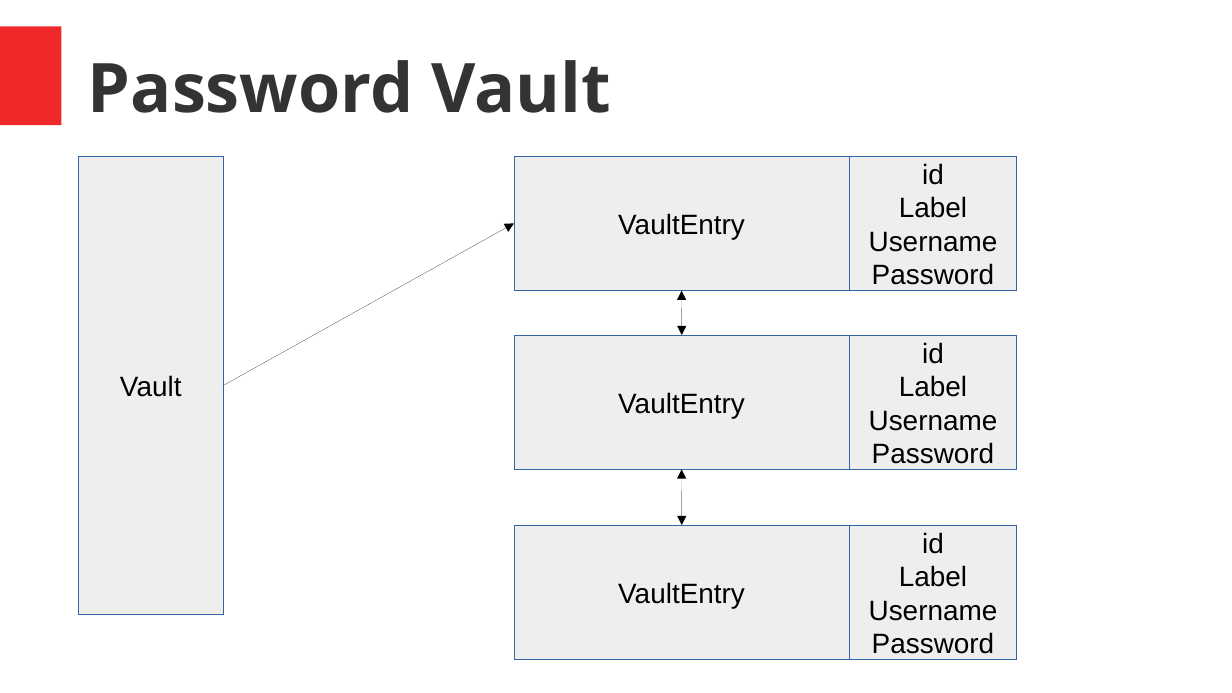
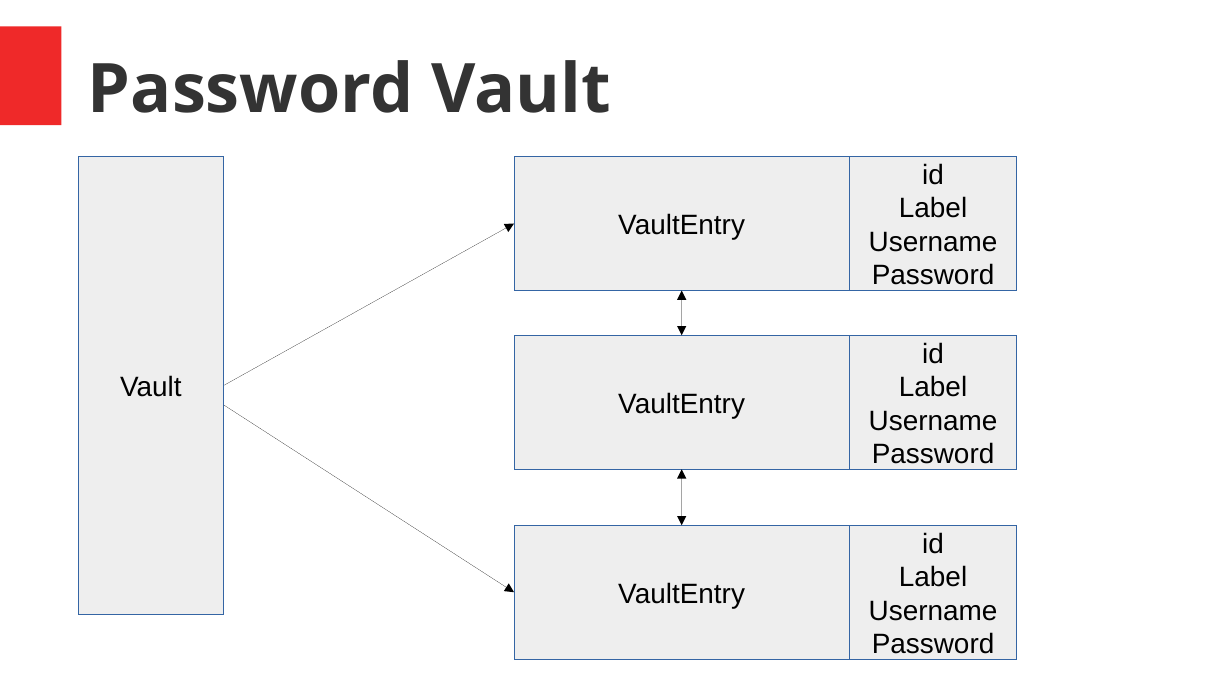
Before and after one commit to C5T2B7U/Project1, a slide deck: slide 7 of Cybersecurity_presentation.pptx. Drawn at 1232x693 pixels with LibreOffice and Linux fonts; fonts in the diff are those of the drawing. Boxes give left, top, right and bottom in pixels: in the first picture for what was removed or moved away, otherwise in the second. Text is boxed around its words. In the diff, an @@ line names an element or a change of style, - is before the commit and + after.

```diff
--- a/Cybersecurity_presentation.pptx
+++ b/Cybersecurity_presentation.pptx
@@ freeform shape removed at box(224, 224, 514, 386) @@
@@ arrow added from (224, 386) to (514, 224), #000000 0.75 pt @@
@@ arrow added from (221, 404) to (514, 593), #000000 0.75 pt @@
@@ freeform shape removed at box(682, 470, 682, 525) @@
@@ double arrow added from (682, 470) to (682, 525), #000000 0.75 pt @@
```
Also in this commit, not shown: 4 other slides changed.
